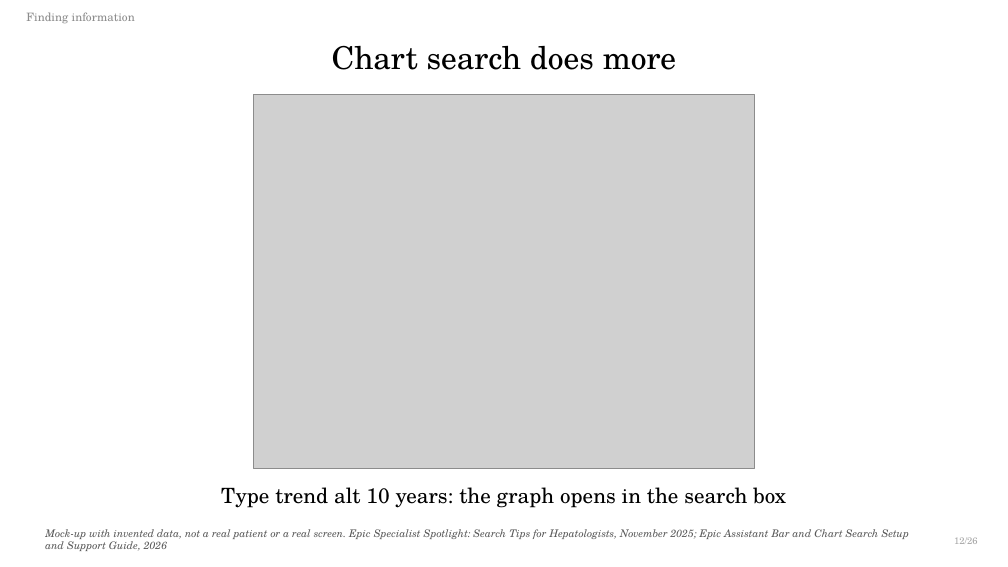
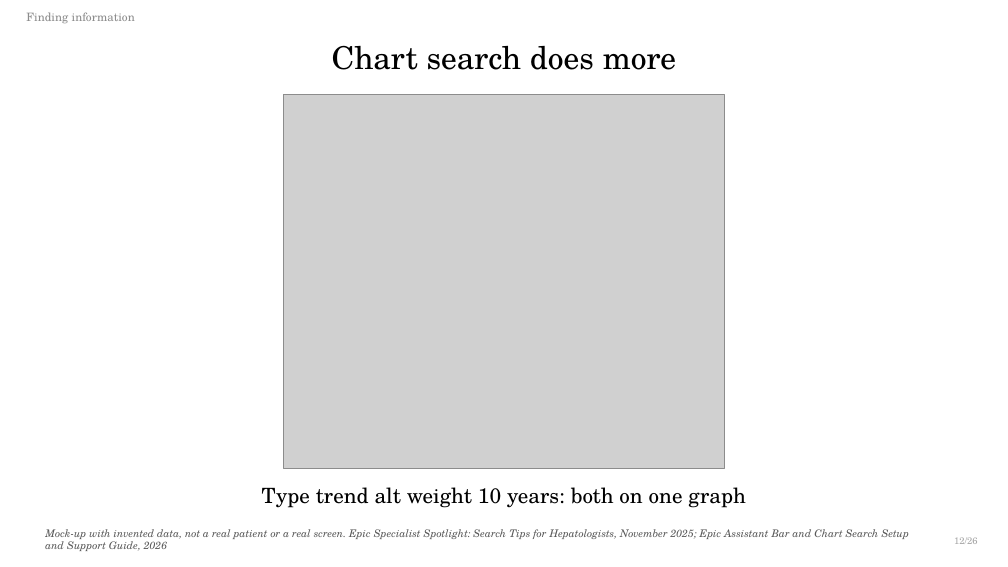
Before and after one commit to qaddodi/mohammad-almeqdadi-lectures, a slide deck: slide 24 of lectures/ehr-tools-tlm-2026/Epically Efficient EHR Tools.pptx. Drawn at 1008x567 pixels with LibreOffice and Linux fonts; fonts in the diff are those of the drawing; grey boxes stand for pictures. Boxes give left, top, right and bottom in pixels: in the first picture for what was removed or moved away, otherwise in the second. Text is boxed around its words. In the diff, an @@ line names an element or a change of style, - is before the commit and + after.

```diff
--- a/lectures/ehr-tools-tlm-2026/Epically Efficient EHR Tools.pptx
+++ b/lectures/ehr-tools-tlm-2026/Epically Efficient EHR Tools.pptx
@@ picture: place and size @@
-picture at box(253, 95, 755, 469)
+picture at box(284, 95, 724, 469)
@@ text at box(262, 487, 746, 508): text changed @@
-Type trend alt 10 years: the graph opens in the search box
+Type trend alt weight 10 years: both on one graph
```
Also in this commit, not shown: 2 other slides changed, 7 other files.
